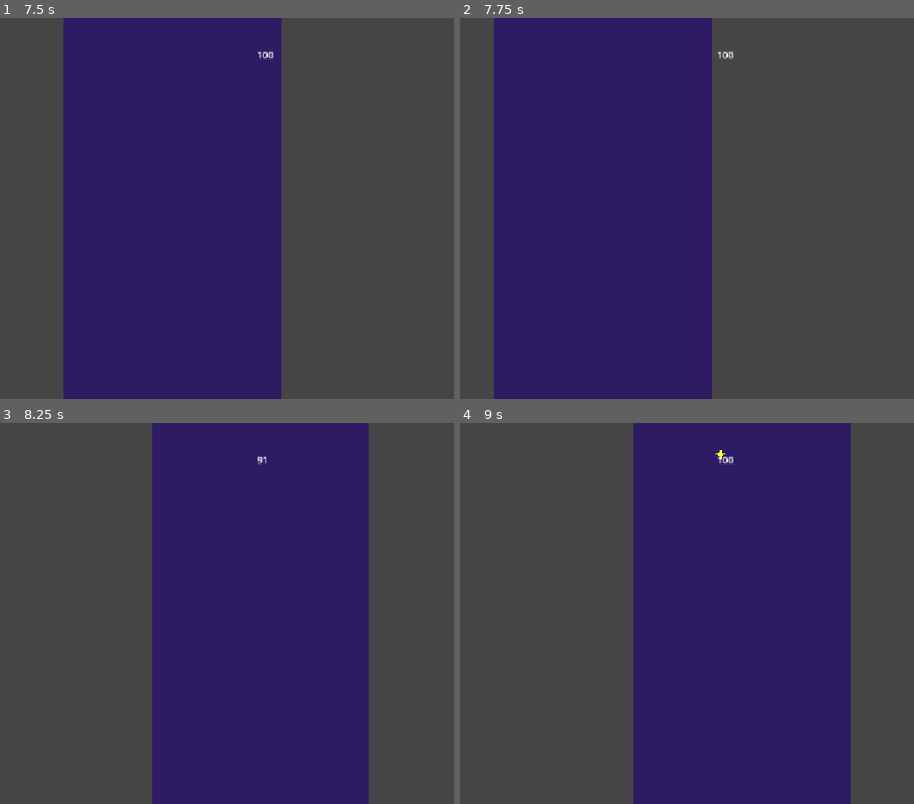
Above: before the commit, frames 1-4 (two rows, left to right).
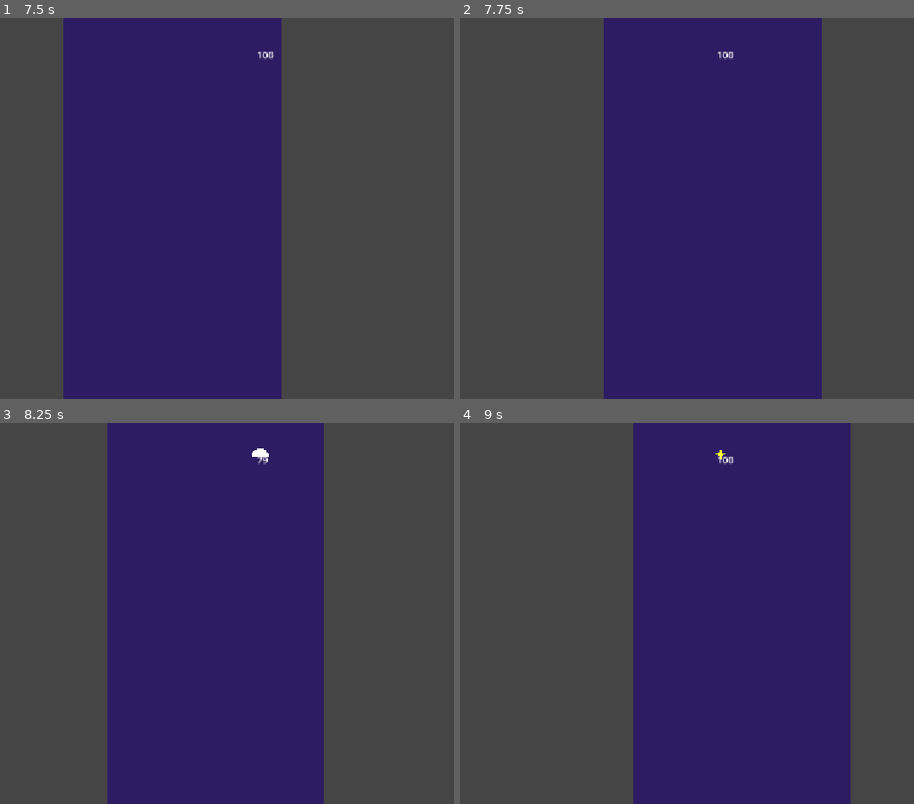
Above: after the commit, the same moments.

Repository: crissoll/Fail-Safe-Game-Jam
Game: Godot game, scene res://scenes/levels/basic_level.tscn
The game is run twice, just before and just after one commit, with the same random seed, the same clock (stepped at 60 frames per second) and the same inputs.
Inputs:
- Up to frame 1 (7.5 s): tap Enter (reset_level) at 0.5, 2, 5.75 s; hold D (right) 0.53-1.28 s; tap Space (switch_dimension) every 0.75 s from 0.6 to 7.35 s; hold Up (slow_down) 1.28-2.03 s; hold D (right) 2.03-3.53 s; hold A (left) 3.53-5.03 s; hold Up (slow_down) 5.03-5.78 s; hold D (right) from 5.78 s (still down)
- Up to frame 2 (7.75 s): keep holding D (right)
- Up to frame 3 (8.25 s): release D (right) at 8.03 s; hold Up (slow_down) from 8.03 s (still down); tap Space (switch_dimension) at 8.1 s
- Up to frame 4 (9 s): tap Enter (reset_level) at 8.75 s; release Up (slow_down) at 8.78 s; hold A (left) from 8.78 s (still down); tap Space (switch_dimension) at 8.85 s

Frame 1 is identical in both runs. In frame 2, 48% of the frame differs, in the area x 7-80%, y 0-100%; in frame 3, 20%; in frame 4, nothing differs.

Commit message:
Fixed Right Wall Collision (#22)

Diff:
--- a/first-prototype----dropper-/scenes/levels/empty_level.tscn
+++ b/first-prototype----dropper-/scenes/levels/empty_level.tscn
@@ -55,7 +55,7 @@
 [node name="RightWall" type="Area2D" parent="." unique_id=679402046]
 position = Vector2(200, 0)
 collision_layer = 2
-collision_mask = 8
+collision_mask = 24
 script = ExtResource("3_1yjtr")
 metadata/_custom_type_script = "uid://cikl756ql5glf"
 
